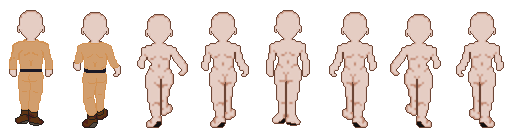
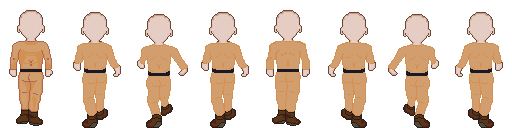
Layer changes from the first 512×128 image to the second:
added layer "0_s" above "0" over (x1=11, y1=41, x2=51, y2=111)
added layer "0" above "1" over (x1=9, y1=39, x2=53, y2=124)
renamed "3" to "2", moved it above "3", painted on it over (x1=139, y1=43, x2=188, y2=128)
removed layer "4" over (x1=266, y1=39, x2=310, y2=126)
renamed "2" to "3", painted on it over (x1=202, y1=42, x2=247, y2=128)
renamed "0" to "4", moved it above "5", painted on it over (x1=9, y1=39, x2=310, y2=126)
painted on "5" over (x1=329, y1=12, x2=503, y2=128)
painted on "6" over (x1=388, y1=14, x2=441, y2=128)
painted on "7" over (x1=328, y1=12, x2=504, y2=128)
